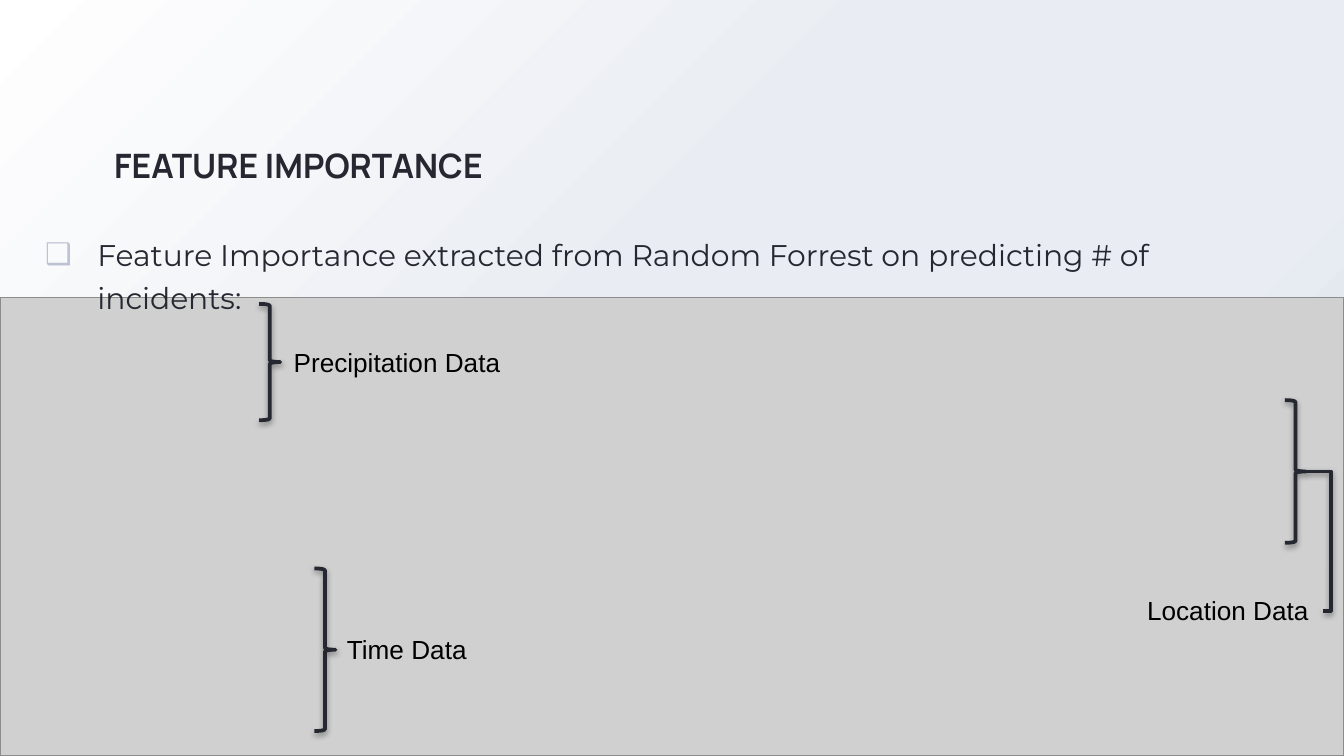
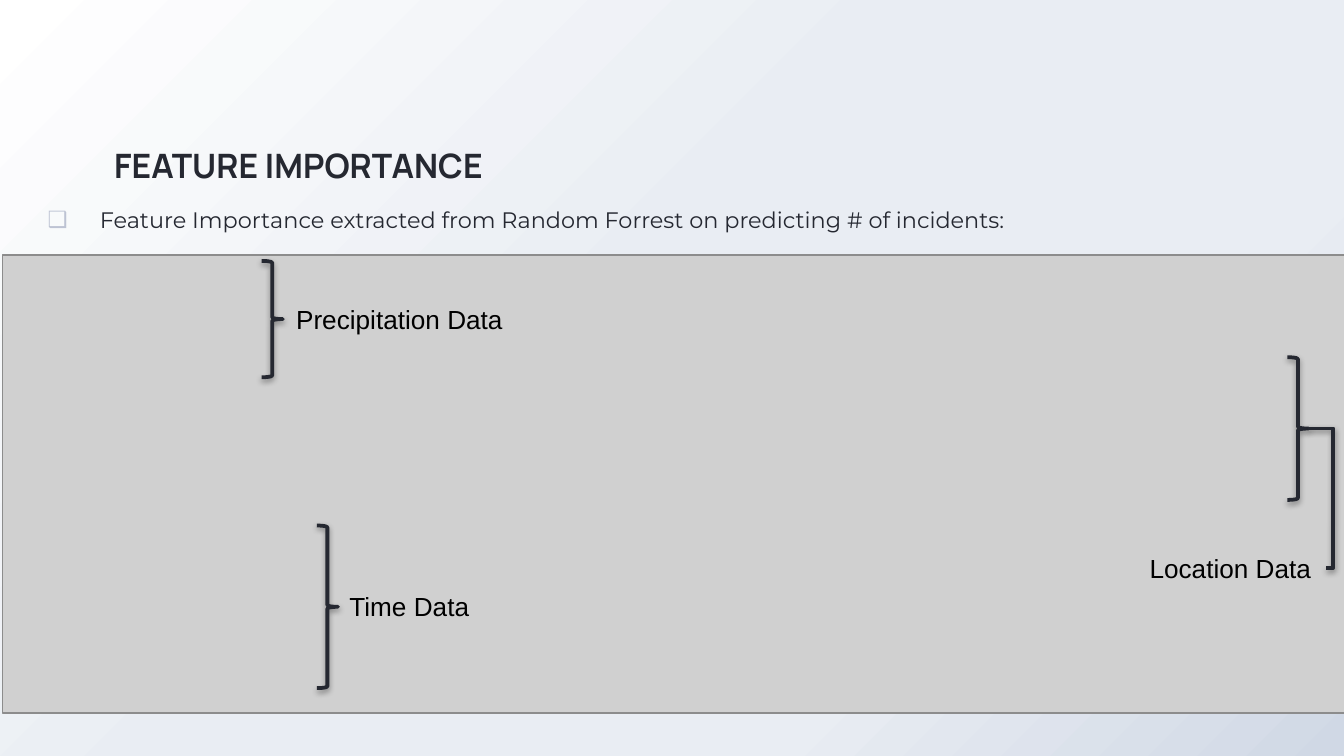
Before and after one commit to oliverfoster27/MilaClimateChangeHackathon2019, a slide deck: slide 10 of Predicting Road Accidents with Climate Data.pptx (slide 8 before the commit). Drawn at 1344x756 pixels with LibreOffice and Linux fonts; fonts in the diff are those of the drawing; grey boxes stand for pictures; background and template pictures are left out. Boxes give left, top, right and bottom in pixels: in the first picture for what was removed or moved away, otherwise in the second. Text is boxed around its words. In the diff, an @@ line names an element or a change of style, - is before the commit and + after.

```diff
--- a/Predicting Road Accidents with Climate Data.pptx
+++ b/Predicting Road Accidents with Climate Data.pptx
@@ text "Feature Importance extracted from Random ...": place and size @@
-text "Feature Importance extracted from Random ..." at (97,243,1149,309)
+text "Feature Importance extracted from Random ..." at (100,211,1004,233)
@@ text "Feature Importance extracted from Random ..." at (100,211,1004,233): size 16 to 12 pt @@
@@ text "Precipitation Data": place and size @@
-text "Precipitation Data" at (294,353,500,378)
+text "Precipitation Data" at (296,310,502,335)
@@ 3 right braces, 2 texts, 1 picture, 1 elbow line: place and size @@
-3 right braces, 2 texts, 1 picture, 1 elbow line at (0,298,1344,756)
+3 right braces, 2 texts, 1 picture, 1 elbow line at (3,255,1344,714)
@@ page number at (1286,653,1344,714): text changed @@
-8
+10
```
Also in this commit, not shown: 1 other slide changed, 3 slides added, 1 other file.
